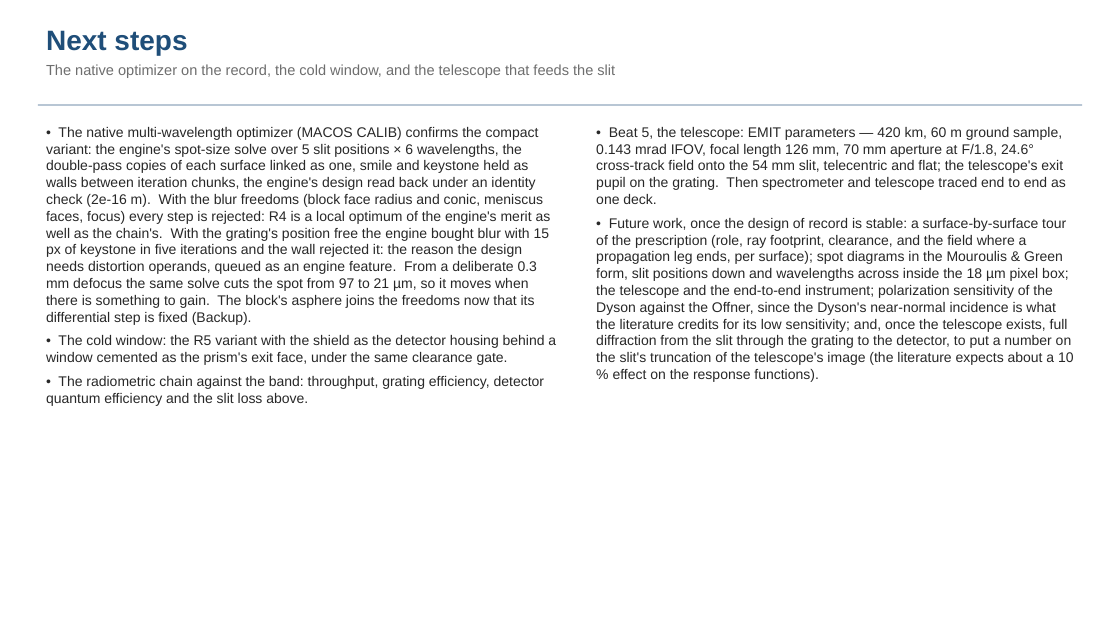
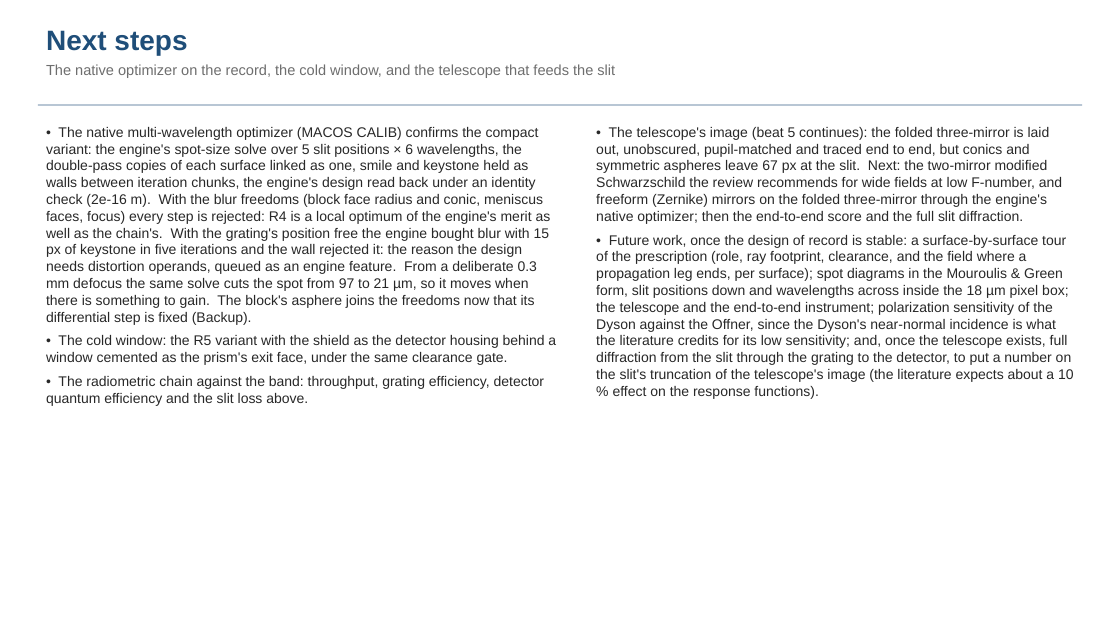
Before and after one commit to nasa-jpl/macos, a slide deck: slide 27 of demo_session/deck_dyson.pptx (slide 25 before the commit). Drawn at 1120x630 pixels with LibreOffice and Linux fonts; fonts in the diff are those of the drawing. Boxes give left, top, right and bottom in pixels: in the first picture for what was removed or moved away, otherwise in the second. Text is boxed around its words. In the diff, an @@ line names an element or a change of style, - is before the commit and + after.

```diff
--- a/demo_session/deck_dyson.pptx
+++ b/demo_session/deck_dyson.pptx
@@ text at bbox=[596, 127, 1062, 224]: text changed @@
-• Beat 5, the telescope: EMIT parameters — 420 km, 60 m ground sample, 0.143 mrad IFOV, focal length 126 mm, 70 mm aperture at F/1.8, 24.6° cross-track field onto the 54 mm slit, telecentric and flat; the telescope's exit pupil on the grating. Then spectrometer and telescope traced end to end as one deck.
+• The telescope's image (beat 5 continues): the folded three-mirror is laid out, unobscured, pupil-matched and traced end to end, but conics and symmetric aspheres leave 67 px at the slit. Next: the two-mirror modified Schwarzschild the review recommends for wide fields at low F-number, and freeform (Zernike) mirrors on the folded three-mirror through the engine's native optimizer; then the end-to-end score and the full slit diffraction.
```
Also in this commit, not shown: 1 other slide changed, 2 slides added, 12 other files.
